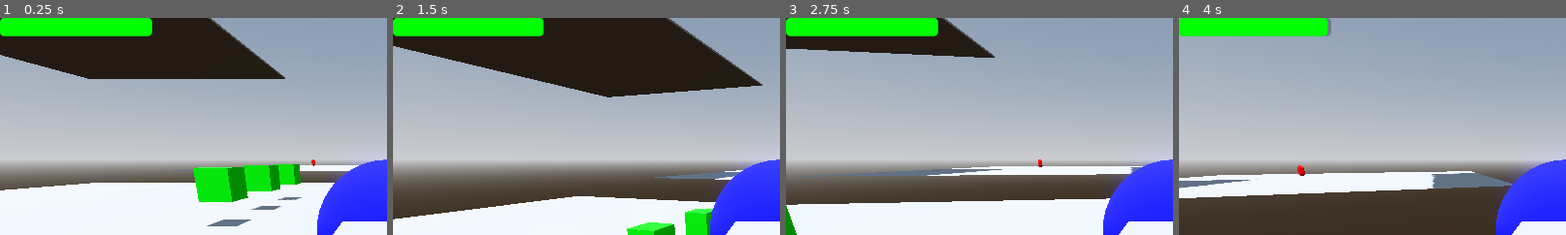
Above: before the commit, frames 1-4 (left to right).
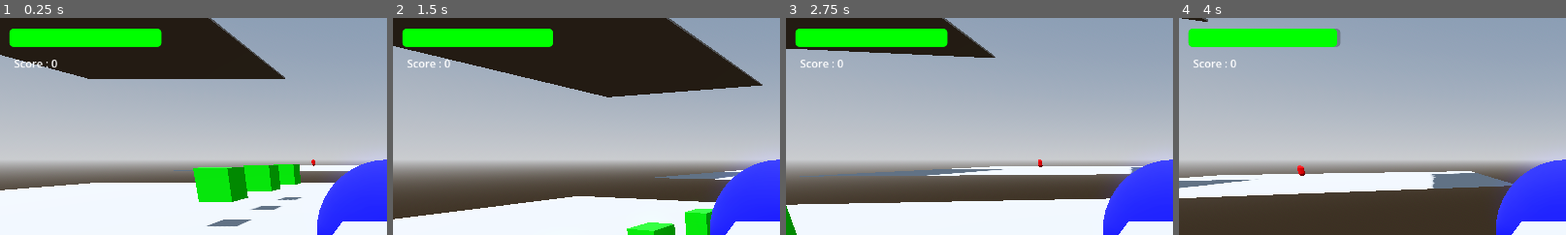
Above: after the commit, the same moments.

Repository: HM22-code/projet-MCG
Game: Godot game, scene res://scenes/test_stage_3.tscn
Two runs of this game, one before a commit and one after it. Both use one fixed random seed, a clock stepped at 60 frames per second and the inputs below. This scene is started directly instead of the project's main scene.
Inputs (mouse positions are % of the whole screen's width and height, from its top left):
- Up to frame 1 (0.25 s): no input
- Up to frame 2 (1.5 s): move the mouse to (55, 50) at 0.52 s; hold W (haut) from 0.53 s (still down); tap Space (saut) at 0.77 s; move the mouse to (45, 50) at 1.27 s
- Up to frame 3 (2.75 s): keep holding W (haut); tap Space (saut) at 1.52 s; move the mouse to (52, 48) at 2.02 s
- Up to frame 4 (4 s): keep holding W (haut); move the mouse to (49, 52) at 2.77 s; tap Space (saut) at 3.02, 3.77 s; move the mouse to (57, 51) at 3.52 s
The pictures show only the part of the screen within x 0-50%, y 0-50%; the shares and areas given below are measured in that part.

The runs differ from the first frame. In frame 1, 4.4% of the frame differs, in the area x 0-42%, y 0-24%; in frame 2, 4.3%; in frame 3, 4.4%; in frame 4, 4.4%.

Commit message:
Affichage et mis à jour du score dans les données de jeu lors de collecte de nourriture

Diff:
--- a/entities/food/food.gd
+++ b/entities/food/food.gd
@@ -2,6 +2,7 @@
 
 const AMPLITUDE = 0.2
 const FREQUENCE = 8
+const SCORE_VALUE = 10
 
 var base_y: float
 var time_elapsed: float = 0.0
@@ -17,4 +18,6 @@
 
 func _on_area_3d_body_entered(body: Node3D) -> void:
 	if body.is_in_group("player"):
+		if GameData:
+			GameData.add_score(SCORE_VALUE)
 		self.queue_free()
--- a/entities/player/player.gd
+++ b/entities/player/player.gd
@@ -3,10 +3,14 @@
 const SPEED = 5.0
 const JUMP_VELOCITY = 4.5
 
+@onready var score_label: Label = $Camera3D/CanvasLayer/ScoreLabel
+
 func _physics_process(delta: float) -> void:
 	# Gravité
 	if not is_on_floor():
 		velocity += get_gravity() * delta
+	# Mise à jour affichage pour le joueur
+	update_score_label()
 	# Saut
 	if Input.is_action_just_pressed("saut") and is_on_floor():
 		velocity.y = JUMP_VELOCITY
@@ -20,6 +24,12 @@
 		velocity.x = move_toward(velocity.x, 0, SPEED)
 		velocity.z = move_toward(velocity.z, 0, SPEED)
 	move_and_slide()
+
+
+## Mise à jour affichage score
+func update_score_label():
+		score_label.text = "Score : " + str(GameData.get_score())
+
 
 # fonctions mouvement caméra à la souris
 
--- a/entities/player/player.tscn
+++ b/entities/player/player.tscn
@@ -22,3 +22,12 @@
 
 [node name="Camera3D" type="Camera3D" parent="."]
 transform = Transform3D(1, 0, 0, 0, 0.9659258, 0.25881904, 0, -0.25881904, 0.9659258, 0, 1, 2)
+
+[node name="CanvasLayer" type="CanvasLayer" parent="Camera3D"]
+
+[node name="ScoreLabel" type="Label" parent="Camera3D/CanvasLayer"]
+offset_left = 12.0
+offset_top = 13.0
+offset_right = 52.0
+offset_bottom = 36.0
+text = "Score :"
--- a/entities/player_jetpack/player_jetpack.gd
+++ b/entities/player_jetpack/player_jetpack.gd
@@ -10,8 +10,9 @@
 var jetpack_fuel = 100.0
 var jetpack_active = false
 
-@onready var progress_bar: ProgressBar = $Camera3D/CanvasLayer/ProgressBar
+@onready var progress_bar: ProgressBar = $Camera3D/CanvasLayer/FuelProgressBar
 @onready var gpu_particles_3d: GPUParticles3D = $MeshInstance3D2/GPUParticles3D
+@onready var score_label: Label = $Camera3D/CanvasLayer/ScoreLabel
 
 func _ready():
 	Input.mouse_mode = Input.MOUSE_MODE_CAPTURED
@@ -40,7 +41,9 @@
 	if is_on_floor():
 		jetpack_fuel += JETPACK_FUEL_REGEN * delta
 		jetpack_fuel = min(jetpack_fuel, JETPACK_FUEL_MAX)
+	# Mise à jour affichage pour le joueur
 	update_fuel_bar()
+	update_score_label()
 	# Saut
 	if Input.is_action_just_pressed("saut") and is_on_floor():
 		velocity.y = JUMP_VELOCITY
@@ -72,6 +75,11 @@
 			style.bg_color = Color.ORANGE
 		else:
 			style.bg_color = Color.RED
+
+## Mise à jour affichage score
+func update_score_label():
+		score_label.text = "Score : " + str(GameData.get_score())
+
 
 # fonctions mouvement caméra à la souris
 
--- a/entities/player_jetpack/player_jetpack.tscn
+++ b/entities/player_jetpack/player_jetpack.tscn
@@ -50,10 +50,19 @@
 
 [node name="CanvasLayer" type="CanvasLayer" parent="Camera3D"]
 
-[node name="ProgressBar" type="ProgressBar" parent="Camera3D/CanvasLayer"]
-offset_right = 226.0
-offset_bottom = 27.0
+[node name="FuelProgressBar" type="ProgressBar" parent="Camera3D/CanvasLayer"]
+offset_left = 14.0
+offset_top = 16.0
+offset_right = 240.0
+offset_bottom = 43.0
 show_percentage = false
+
+[node name="ScoreLabel" type="Label" parent="Camera3D/CanvasLayer"]
+offset_left = 21.0
+offset_top = 56.0
+offset_right = 73.0
+offset_bottom = 79.0
+text = "Score :"
 
 [node name="MeshInstance3D2" type="MeshInstance3D" parent="."]
 transform = Transform3D(1, 0, 0, 0, 1, 0, 0, 0, 1, 0, 0.46770638, 0.66237617)
--- a/menus/main_menu/game_data.gd
+++ b/menus/main_menu/game_data.gd
@@ -4,21 +4,37 @@
 
 const SAVE_PATH = "user://save_game_data.cfg"
 var best_score: int = 0
+var score: int = 0
 
 func _ready():
 	load_data()
 
+## Sauvegarde des données du jeu à sauvegarder dans un fichier
 func save_data():
 	var config = ConfigFile.new()
 	config.set_value("scores", "best_score", best_score)
 	config.save(SAVE_PATH)
 
+## Chargement des données du jeu sauvegardées à partir d'un fichier
 func load_data():
 	var config = ConfigFile.new()
 	if config.load(SAVE_PATH) == OK:
 		best_score = config.get_value("scores", "best_score", 0)
 
-func submit_score(score: int):
-	if score > best_score:
-		best_score = score
+## Intialise le score en début de partie
+func init_score():
+	score = 0
+
+## Ajout score
+func add_score(amount: int):
+	score += amount
+
+## Retourne le score
+func get_score() -> int:
+	return score
+
+## Sauvegarde du score final en fin de partie si le score est plus élévé que le score record
+func submit_score(final_score: int):
+	if final_score > best_score:
+		best_score = final_score
 		save_data()
--- a/scenes/test_stage_3.tscn
+++ b/scenes/test_stage_3.tscn
@@ -64,6 +64,9 @@
 [node name="food3" parent="NavigationRegion3D" instance=ExtResource("3_g865m")]
 transform = Transform3D(1, 0, 0, 0, 1, 0, 0, 0, 1, -5.169, 1.067, -13)
 
+[node name="food4" parent="NavigationRegion3D" instance=ExtResource("3_g865m")]
+transform = Transform3D(1, 0, 0, 0, 1, 0, 0, 0, 1, -27.321335, 24.302086, -30.37569)
+
 [node name="Player" parent="." instance=ExtResource("3_sh02n")]
 transform = Transform3D(1, 0, 0, 0, 1, 0, 0, 0, 1, 0, 1.0300417, 0)
 
